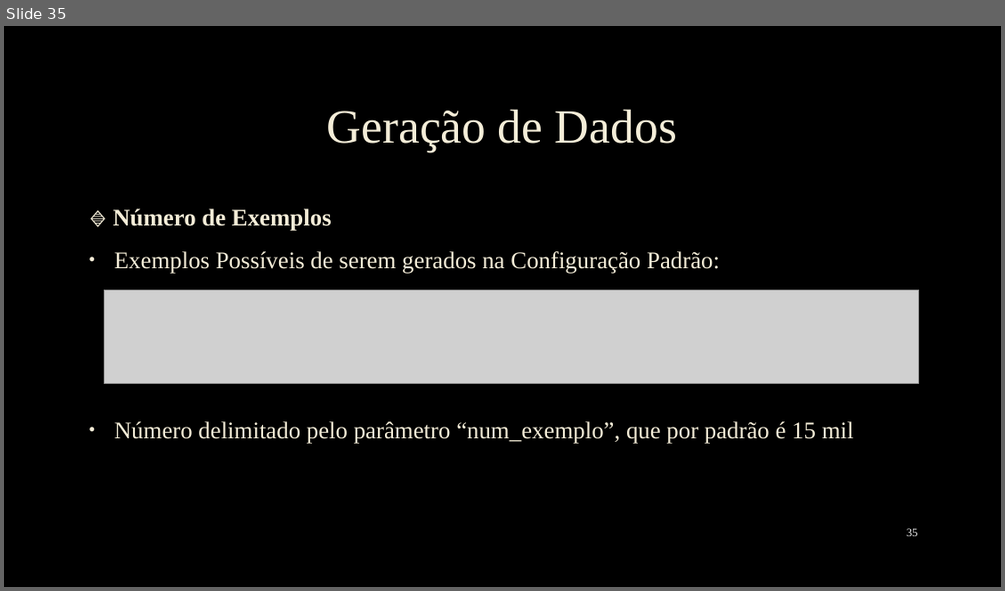
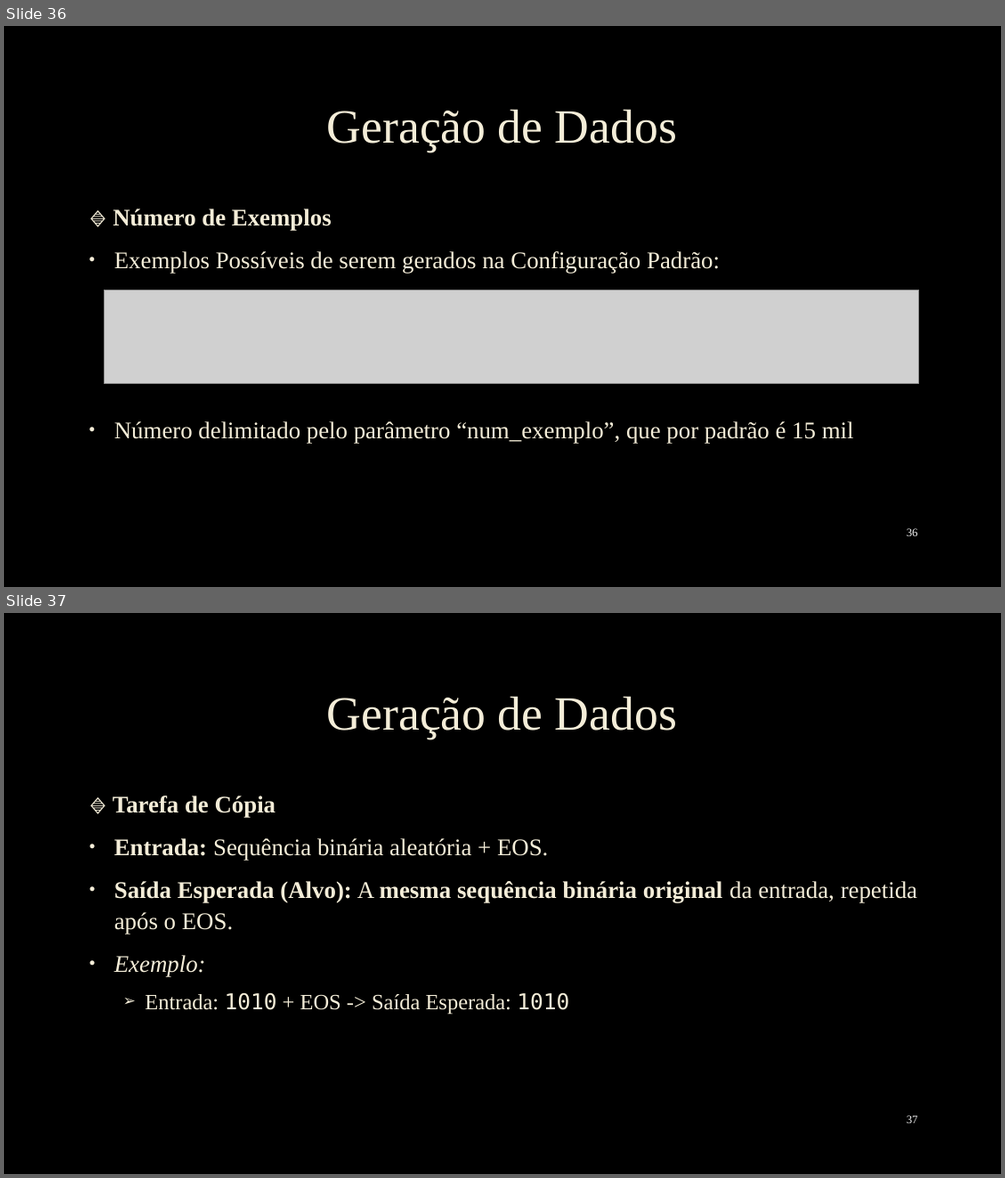
Before and after one commit to EmanuelSilva69/Neural_Turing_Machine_Criadorara, a slide deck: Slide/apresentação NTM.pptx. Shown one above the other, each under a label of ours: slide 35 before the commit, slides 36 and 37 after it. The pictures are 1005x591 and 1005x1178 pixels, drawn with LibreOffice and Linux fonts; fonts in the diff are those of the drawing; grey boxes stand for pictures; background and template pictures are left out. Boxes give left, top, right and bottom in pixels: in the first picture for what was removed or moved away, otherwise in the second. Text is boxed around its words. In the diff, an @@ line names an element or a change of style, - is before the commit and + after.

```diff
--- a/Slide/apresentação NTM.pptx
+++ b/Slide/apresentação NTM.pptx
@@ slide 37 added at (4,613,1001,1174), background picture (left out) @@
@@ title added at (327,696,677,738), 46 pt, text #F4EDD8 @@
+Geração de Dados
@@ text added at (113,795,917,1014), 23 pt, text #F4EDD8 @@
+🔹 Tarefa de Cópia
+• Entrada: Sequência binária aleatória + EOS.
+• Saída Esperada (Alvo): A mesma sequência binária original da entrada, repetida após o EOS.
+• Exemplo:
+  ➢ Entrada: 1010 + EOS -> Saída Esperada: 1010
@@ page number added at (906,1115,918,1123), 11 pt, text #F2F2F2 @@
+37
@@ what was slide 35 is now slide 36 @@
@@ page number at (906,528,918,536): text changed @@
-35
+36
```
Also in this commit, not shown: 17 slides changed, 4 other slides added.
